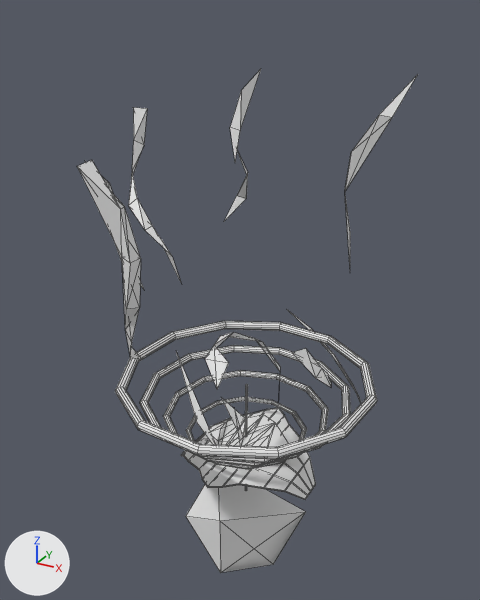
A saved change to the OBJ model Assets/Models/Shoulder/epaule_0002.obj.
Rendered twice from a 50 mm camera at (0.662, -1.238, 1.025) aimed at (-0.057, 0.071, 0.371). Lighting does not change. The marker at lower left points along +X, +Y and +Z. Mesh edges are drawn as thin lines. Where no turn or scale is listed for an object, it has been applied to the vertices. Vertices at the same position are counted once.

Names of what the first picture shows: 'epaule_0002'.
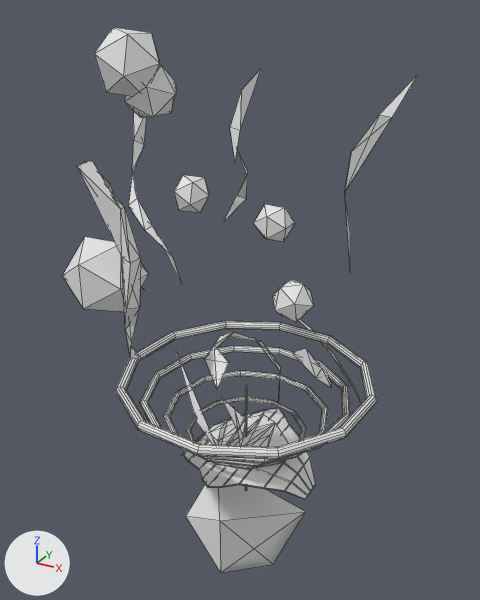
Edits to the bpy script that builds the scene:
```text
Change me_epaule_0002:
    where me_epaule_0002.from_pydata(...)  # 870 vertices, 920 faces; spans x -0.45..0.343, y -0.373..0.467, z -0.353..0.919
    used by ob_epaule_0002; location = (0.0, 0.0, 0.0)
    me_epaule_0002 part 1: a new loose piece, an icosphere of 20 faces spanning x -0.152..-0.054, y 0.301..0.399, z 0.435..0.534
    me_epaule_0002 part 2: a new loose piece, an icosphere of 20 faces spanning x 0.066..0.165, y -0.043..0.042, z 0.389..0.477
    me_epaule_0002 part 3: a new loose piece, an icosphere of 20 faces spanning x -0.325..-0.17, y -0.129..0.003, z 0.852..0.988
    me_epaule_0002 part 4: a new loose piece, an icosphere of 20 faces spanning x -0.23..-0.086, y -0.366..-0.222, z 0.472..0.616
    me_epaule_0002 part 5: a new loose piece, an icosphere of 20 faces spanning x -0.286..-0.159, y -0.081..0.028, z 0.804..0.916
    me_epaule_0002 part 6: a new loose piece, an icosphere of 20 faces spanning x -0.021..0.054, y -0.278..-0.214, z 0.684..0.75
```

Boxes [x1, y1, x2, y2] around the edits, measured in the pictures (480 x 600 px):
'epaule_0002', reshaped (8% taller): before [77, 69, 417, 573]; after [62, 27, 417, 573]
part 1 of me_epaule_0002, added: after [254, 204, 295, 242]
part 2 of me_epaule_0002, added: after [273, 280, 314, 322]
part 3 of me_epaule_0002, added: after [94, 27, 160, 96]
part 4 of me_epaule_0002, added: after [62, 237, 149, 312]
part 5 of me_epaule_0002, added: after [125, 65, 176, 118]
part 6 of me_epaule_0002, added: after [174, 175, 209, 213]
